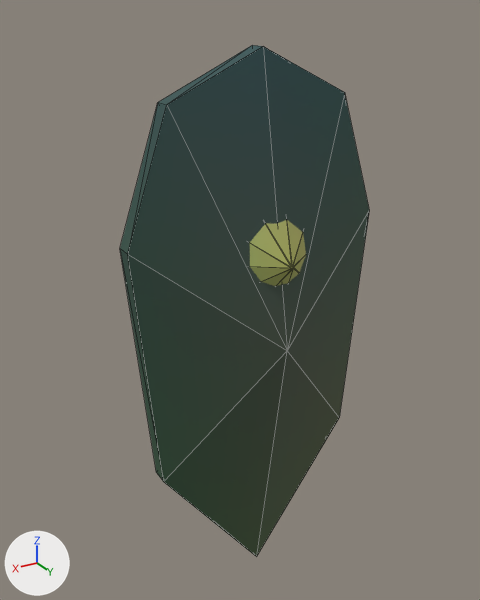
An edit to the glTF model assets/kit/shield_kite.glb, drawn before and after from the same camera.
Both versions are drawn from a 50 mm camera at (0.464, 0.745, 0.315) aimed at (0.019, 0.002, -0.056). Every picture has the same lights, and +X, +Y and +Z are marked at lower left. The picture after the commit comes second. Mesh edges are drawn as thin lines. Vertices at exactly the same position are counted once.

The older version as bpy lines, for what is in view:
```python
me_boss_sun = bpy.data.meshes.new('boss_sun')
me_boss_sun.from_pydata(...)  # 30 vertices, 56 faces; spans x -0.07..0.07, y -0.0666..0.0666, z 0.0..0.1
me_boss_sun.materials.append(mat_m_gold)
me_shield = bpy.data.meshes.new('shield')
me_shield.from_pydata(...)  # 18 vertices, 32 faces; spans x -0.19..0.19, y 0.0..0.095, z -0.52..0.28
me_shield.materials.append(mat_m_wood)
ob_boss_sun = bpy.data.objects.new('boss_sun', me_boss_sun)
ob_boss_sun.location = (0.0, 0.1, 0.02)
ob_boss_sun.rotation_euler = (1.571, 0.0, 0.0)  # degrees (90, 0, 0)
ob_shield = bpy.data.objects.new('shield', me_shield)
ob_shield.location = (0.0, 0.0, 0.0)
```
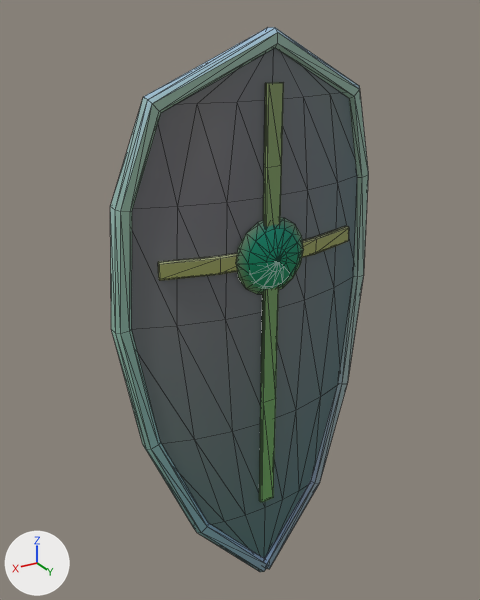
What differs and where, as boxes (x1, y1, x2, y2) in the pictures (480 x 600 px):
'shield', reshaped (9% narrower)
    before: (120, 45, 369, 557)
    after: (131, 48, 357, 558)
'rim', added
    after: (110, 27, 368, 572)
'cross_v', added
    after: (259, 82, 284, 502)
'boss_sun', reshaped, moved, turned, recoloured
    before: (250, 220, 306, 286)
    after: (236, 218, 304, 294)
'cross_h', added
    after: (158, 226, 349, 281)

Diff of the bpy script that builds the scene:
```diff
--- a/assets/kit/shield_kite.glb.py
+++ b/assets/kit/shield_kite.glb.py
@@ mat_m_brass @@
+mat_m_brass = bpy.data.materials.new('M_brass')
+# nodes: BsdfPrincipled, Mix, OutputMaterial, VertexColor
+# colours: brown #d1b881, mixed with the vertex colours
@@ mat_m_plate_dark @@
+mat_m_plate_dark = bpy.data.materials.new('M_plate_dark')
+# nodes: BsdfPrincipled, Mix, OutputMaterial, VertexColor
+# colours: grey #868b97, mixed with the vertex colours
@@ mat_m_steel @@
+mat_m_steel = bpy.data.materials.new('M_steel')
+# nodes: BsdfPrincipled, Mix, OutputMaterial, VertexColor
+# colours: light grey #ced3da, mixed with the vertex colours
@@ me_shield @@
 # used by ob_shield; location = (0.0, 0.0, 0.0)
-me_shield.from_pydata(...)  # 18 vertices, 32 faces; spans x -0.19..0.19, y 0.0..0.095, z -0.52..0.28
-me_shield.materials.append(mat_m_wood)
+me_shield.from_pydata(...)  # 74 vertices, 120 faces; spans x -0.195..0.195, y -0.016..0.048, z -0.52..0.29
+# me_shield part 1: the whole mesh is rebuilt
+me_shield.materials.append(mat_m_plate_dark)
@@ me_boss_sun @@
 # used by ob_boss_sun; location = (0.0, 0.1, 0.02); rotation_euler = (1.571, 0.0, 0.0), in degrees (90, 0, 0)
-me_boss_sun.from_pydata(...)  # 30 vertices, 56 faces; spans x -0.07..0.07, y -0.0666..0.0666, z 0.0..0.1
-me_boss_sun.materials.append(mat_m_gold)
+me_boss_sun.from_pydata(...)  # 64 vertices, 124 faces; spans x -0.054..0.054, y 0.05..0.068, z -0.034..0.074
+# me_boss_sun part 2: the whole mesh is rebuilt
+me_boss_sun.materials.append(mat_m_brass)
@@ me_cross_h @@
+me_cross_h.from_pydata(...)  # 40 vertices, 76 faces; spans x -0.151..0.151, y 0.02..0.055, z 0.008..0.032
+me_cross_h.materials.append(mat_m_brass)
@@ me_cross_v @@
+me_cross_v.from_pydata(...)  # 40 vertices, 76 faces; spans x -0.012..0.012, y 0.047..0.055, z -0.38..0.24
+me_cross_v.materials.append(mat_m_brass)
@@ me_rim @@
+me_rim.from_pydata(...)  # 104 vertices, 204 faces; spans x -0.206..0.206, y -0.016..0.056, z -0.528..0.301
+me_rim.materials.append(mat_m_steel)
@@ ob_boss_sun @@
 ob_boss_sun = bpy.data.objects.new('boss_sun', me_boss_sun)
-ob_boss_sun.location = (0.0, 0.1, 0.02)
-ob_boss_sun.rotation_euler = (1.571, 0.0, 0.0)  # degrees (90, 0, 0)
+ob_boss_sun.location = (0.0, 0.0, 0.0)
@@ ob_cross_h @@
+ob_cross_h = bpy.data.objects.new('cross_h', me_cross_h)
+ob_cross_h.location = (0.0, 0.0, 0.0)
@@ ob_cross_v @@
+ob_cross_v = bpy.data.objects.new('cross_v', me_cross_v)
+ob_cross_v.location = (0.0, 0.0, 0.0)
@@ ob_rim @@
+ob_rim = bpy.data.objects.new('rim', me_rim)
+ob_rim.location = (0.0, 0.0, 0.0)
```
